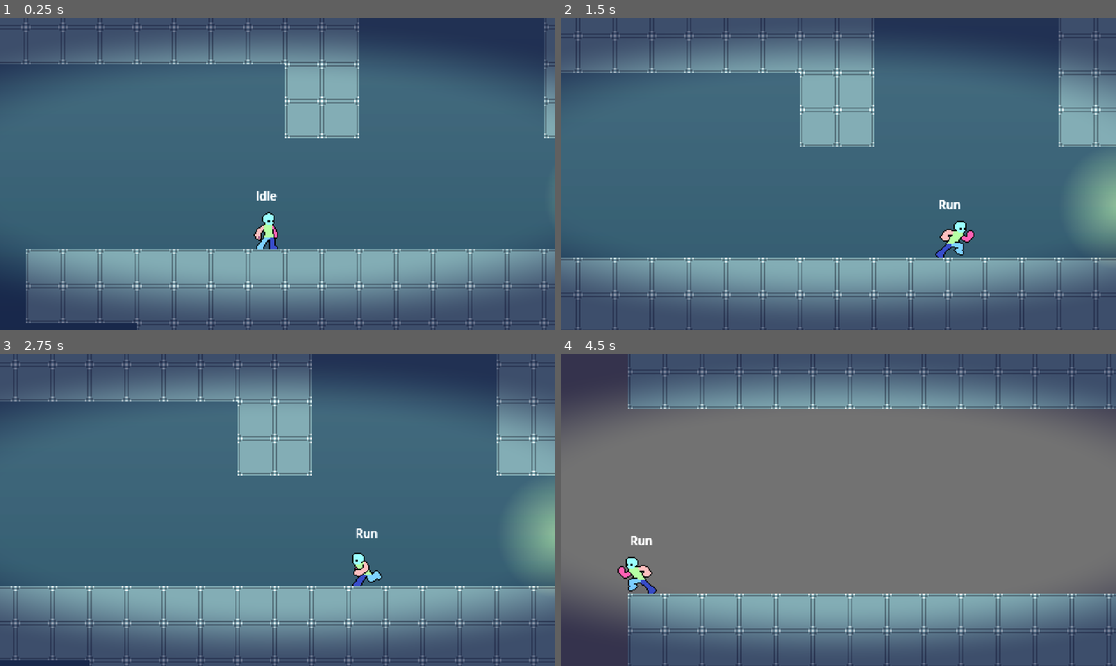
Above: before the commit, frames 1-4 (two rows, left to right).
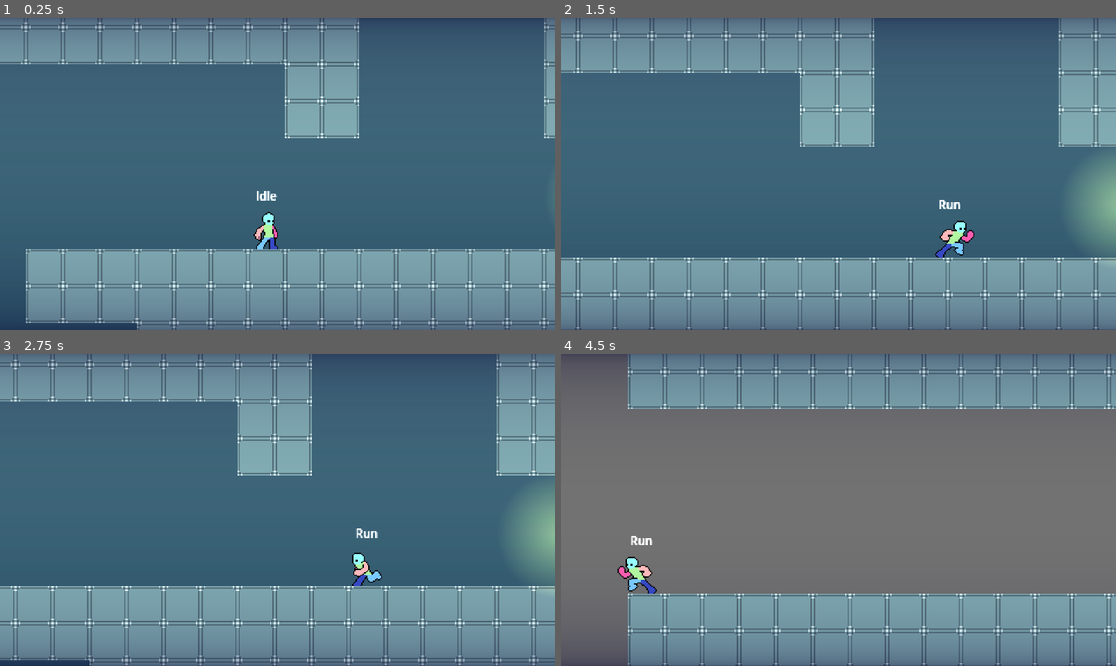
Above: after the commit, the same moments.

Repository: TianJunShi1/harry-forge
Game: Godot game, scene res://main.tscn
Two runs of this game, one before a commit and one after it. Both use one fixed random seed, a clock stepped at 60 frames per second and the inputs below.
Inputs (mouse positions are in pixels of both pictures, inside the frame that each line leads up to):
- Up to frame 1 (0.25 s): no input
- Up to frame 2 (1.5 s): move the mouse to (960, 158) at 0.52 s; hold D (right) from 0.53 s (still down); tap Shift (run) at 0.6, 1.35 s; tap Space (jump) at 0.77 s; move the mouse to (727, 189) at 1.27 s
- Up to frame 3 (2.75 s): tap Space (jump) at 1.52 s; move the mouse to (333, 441) at 2.02 s; release D (right) at 2.03 s; hold A (left) from 2.03 s (still down); tap Shift (run) at 2.1 s
- Up to frame 4 (4.5 s): move the mouse to (810, 572) at 2.77 s; release A (left) at 2.78 s; hold D (right) 2.78-4.28 s; tap Shift (run) at 2.85, 3.6, 4.35 s; tap Space (jump) at 3.02, 3.77 s; move the mouse to (1005, 556) at 3.52 s; move the mouse to (672, 463) at 4.27 s; hold A (left) from 4.28 s (still down)

The runs differ from the first frame. In frame 1, 25% of the frame differs, in the area x 0-100%, y 0-100%; in frame 2, 26%; in frame 3, 26%; in frame 4, 27%.

Commit message:
vignette 改为纯 y 因子：上下+四角压暗，左右无过渡
矩形公式的 x 因子导致左右边缘也压暗。去掉 x 因子只保留 y 因子，
左右边缘中心 y=0.5 时 vy=1、mask=0，完全无效果。
上下边缘和四角 vy→0，mask→1，效果完整保留。

https://claude.ai/code/session_01Nep7k7bm9abyPcpCngC5Ws

Diff:
--- a/general/camera/pixel_renderer.tscn
+++ b/general/camera/pixel_renderer.tscn
@@ -15,11 +15,9 @@
 	col.rgb *= brightness;
 	col.rgb = (col.rgb - 0.5) * contrast + 0.5;
 
-	// 椭圆暗角：水平半径 0.8 > 屏幕半宽 0.5，左右边缘中心 d=0.625 低于阈值 0.65
-	// 垂直半径 0.45，上下边缘 d=1.11，四角 d>1.27，均超过阈值产生渐变
-	vec2 c = UV - vec2(0.5);
-	float d = length(vec2(c.x / 0.8, c.y / 0.45));
-	float mask = smoothstep(0.65, 1.1, d) * vignette_strength;
+	// 只用 y 因子：上下边缘+四角压暗，左右边缘中心（y=0.5，vy=1）mask=0 完全无过渡
+	float vy = UV.y * (1.0 - UV.y) * 4.0;
+	float mask = (1.0 - clamp(pow(vy, 0.35), 0.0, 1.0)) * vignette_strength;
 	col.rgb = mix(col.rgb, vignette_color.rgb, mask);
 
 	col.rgb = clamp(col.rgb, 0.0, 1.0);
